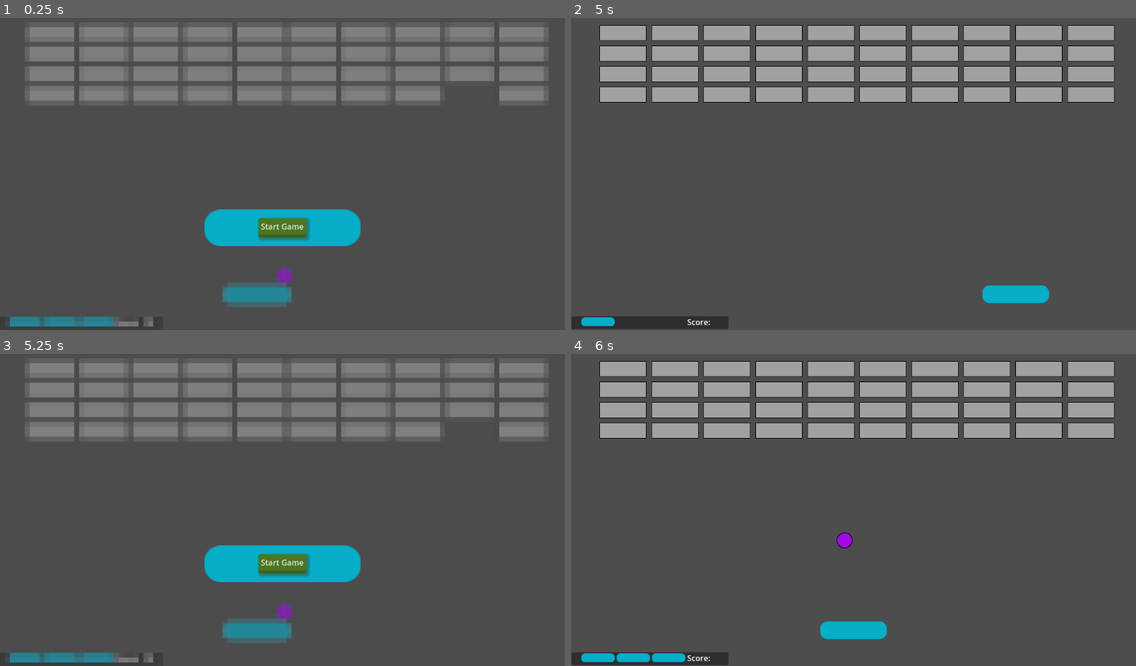
Above: before the commit, frames 1-4 (two rows, left to right).
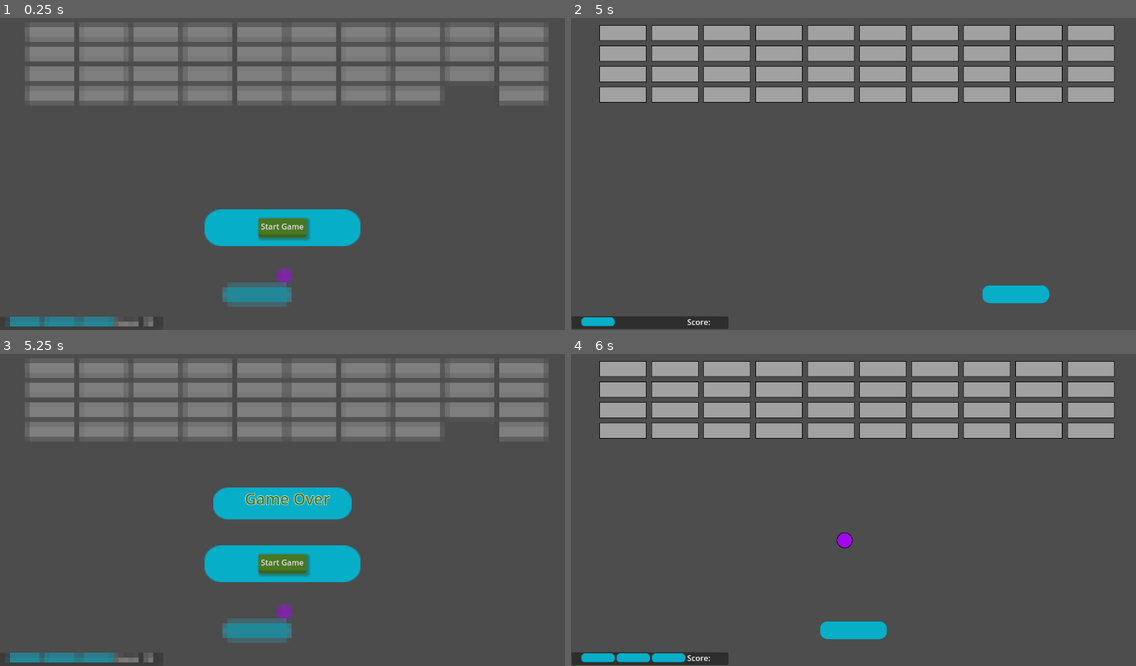
Above: after the commit, the same moments.

Repository: adrianschofield/unshaped-godot-block
Game: Godot game, scene res://Scenes/level_0.tscn
Same seed, same stepped clock (60 frames per second), same inputs: the game is played once before the commit and once after it. Sound files missing from this copy of the repository are replaced by a short silence.
Inputs:
- Up to frame 1 (0.25 s): no input
- Up to frame 2 (5 s): click "Start Game" at 0.5 s; hold D (move_right) 1.28-2.03 s; hold A (move_left) 2.03-2.78 s; hold D (move_right) 2.78-4.28 s; hold A (move_left) from 4.28 s (still down)
- Up to frame 3 (5.25 s): keep holding A (move_left); tap Enter at 5 s
- Up to frame 4 (6 s): release A (move_left) at 5.75 s; click "Start Game" at 5.75 s

Frames 1-2 are identical in both runs. In frame 3, 2.5% of the frame differs, in the area x 37-63%, y 42-54%; in frame 4, nothing differs.

Commit message:
Fix game over not appearing

Diff:
--- a/Scripts/global.gd
+++ b/Scripts/global.gd
@@ -50,7 +50,7 @@
 	score = 0
 	lives = 3
 	current_level = 0
-	game_over = false
+	# game_over = false
 
 # This is called by the FinishFlag when it's entered
 func next_level():
--- a/Scripts/level_0.gd
+++ b/Scripts/level_0.gd
@@ -16,3 +16,4 @@
 
 func _on_button_button_down():
 	Global.next_level()
+	Global.game_over = false
